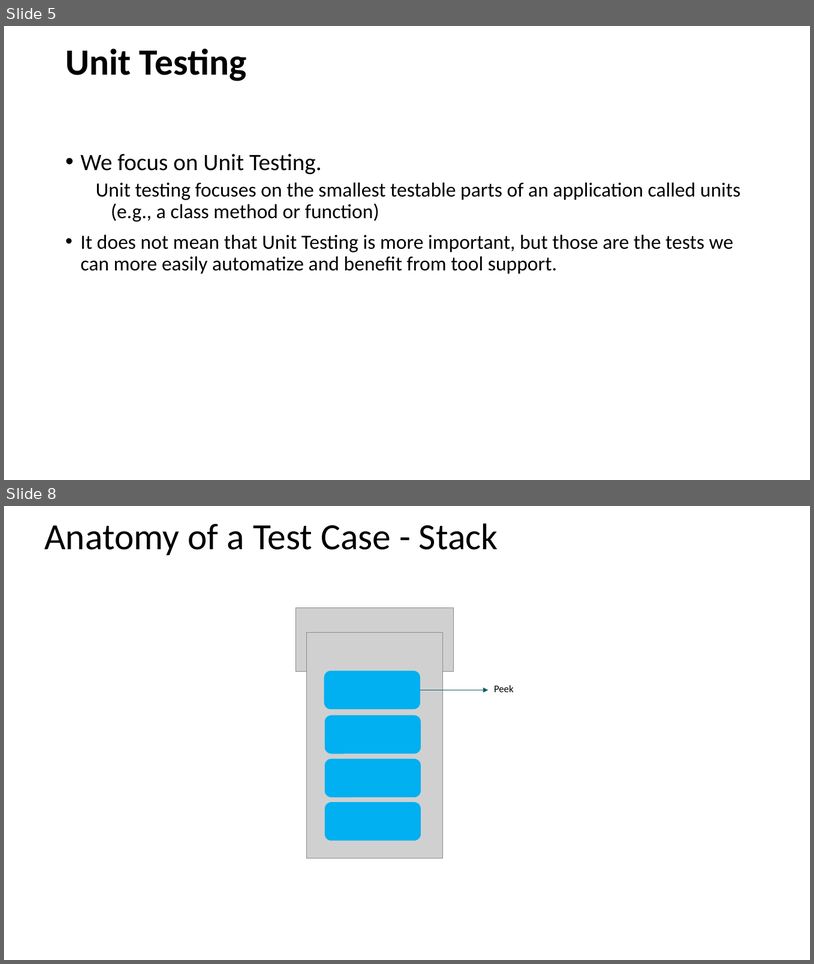
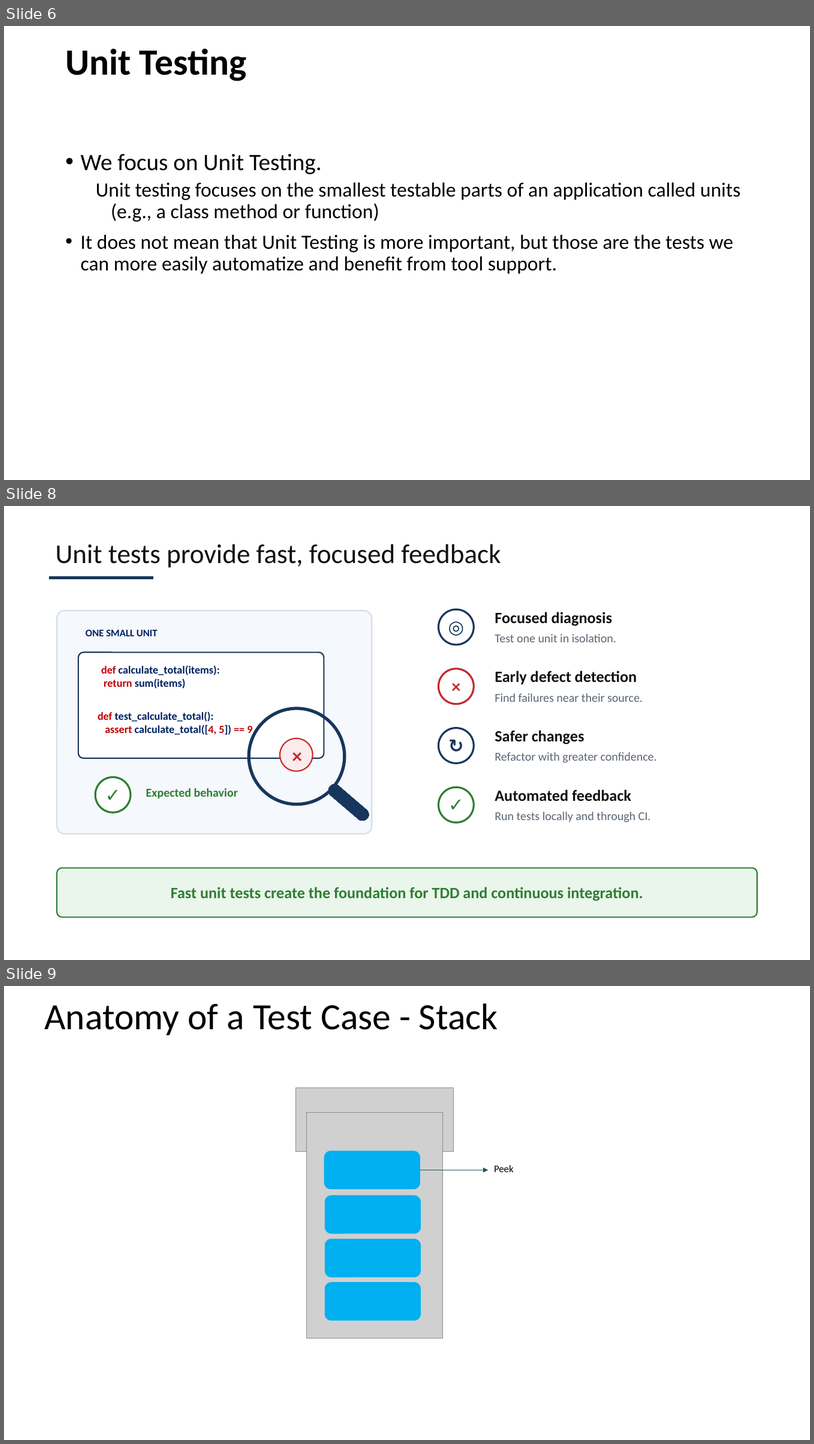
Before and after one commit to johnxu21/johnxu21.github.io, a slide deck: teaching/CS472/Timetable/Software-Testing-and-CI.pptx. Shown one above the other, each under a label of ours: slides 5 and 8 before the commit, slides 6, 8 and 9 after it; the slides between them are not shown. The pictures are 814x964 and 814x1444 pixels, drawn with LibreOffice and Linux fonts; fonts in the diff are those of the drawing; grey boxes stand for pictures. Boxes give left, top, right and bottom in pixels: in the first picture for what was removed or moved away, otherwise in the second. Text is boxed around its words. In the diff, an @@ line names an element or a change of style, - is before the commit and + after.

```diff
--- a/teaching/CS472/Timetable/Software-Testing-and-CI.pptx
+++ b/teaching/CS472/Timetable/Software-Testing-and-CI.pptx
@@ slide 8 added at <box>4,506,810,960</box>, background #FFFFFF @@
@@ text added at <box>56,544,501,568</box>, 32.2 pt, text #111111 @@
+Unit tests provide fast, focused feedback
@@ rectangle added at <box>50,577,153,579</box>, fill #17365D, outline #17365D 0 pt @@
@@ rounded rectangle added at <box>57,610,372,834</box>, fill #F5F8FC, outline #D6DEE8 1.5 pt @@
@@ ellipse added at <box>439,609,474,645</box>, fill #FFFFFF, outline #17365D 2.25 pt @@
@@ text added at <box>439,609,474,644</box>, 21.8 pt, text #17365D, bold @@
+◎
@@ text added at <box>495,612,612,626</box>, 18.8 pt, text #111111, bold @@
+Focused diagnosis
@@ text added at <box>86,630,158,636</box>, 12 pt, text #002060, bold @@
+ONE SMALL UNIT
@@ text added at <box>495,634,617,642</box>, 14.2 pt, text #5A6573 @@
+Test one unit in isolation.
@@ rounded rectangle added at <box>78,652,324,758</box>, fill #FFFFFF, outline #17365D 1.5 pt @@
@@ text added at <box>101,665,220,688</box>, 13 pt, text #002060, bold @@
+def calculate_total(items):
+return sum(items)
@@ ellipse added at <box>439,669,474,704</box>, fill #FFFFFF, outline #C62828 2.25 pt @@
@@ text added at <box>439,668,474,703</box>, 21.8 pt, text #C62828, bold @@
+×
@@ text added at <box>495,670,637,684</box>, 18.8 pt, text #111111, bold @@
+Early defect detection
@@ text added at <box>495,693,643,702</box>, 14.2 pt, text #5A6573 @@
+Find failures near their source.
@@ text added at <box>98,711,252,736</box>, 13 pt, text #002060, bold @@
+def test_calculate_total():
+assert calculate_total([4, 5]) == 9
@@ ellipse added at <box>249,708,345,804</box>, outline #17365D 3.75 pt @@
@@ ellipse added at <box>280,738,312,771</box>, fill #FCEBEC, outline #C62828 1.5 pt @@
@@ text added at <box>281,736,314,773</box>, 24 pt, text #C62828, bold @@
+×
@@ ellipse added at <box>439,728,474,763</box>, fill #FFFFFF, outline #17365D 2.25 pt @@
@@ text added at <box>439,727,474,762</box>, 21.8 pt, text #17365D, bold @@
+↻
@@ text added at <box>495,730,585,744</box>, 18.8 pt, text #111111, bold @@
+Safer changes
@@ text added at <box>495,752,657,763</box>, 14.2 pt, text #5A6573 @@
+Refactor with greater confidence.
@@ ellipse added at <box>95,777,131,812</box>, fill #FFFFFF, outline #2E7D32 2.25 pt @@
@@ text added at <box>95,777,131,811</box>, 21.8 pt, text #2E7D32, bold @@
+✓
@@ text added at <box>146,788,238,798</box>, 14.2 pt, text #2E7D32, bold @@
+Expected behavior
@@ rounded rectangle added at <box>326,781,371,823</box>, fill #17365D, outline #17365D 0 pt @@
@@ ellipse added at <box>439,787,474,822</box>, fill #FFFFFF, outline #2E7D32 2.25 pt @@
@@ text added at <box>439,787,474,822</box>, 21.8 pt, text #2E7D32, bold @@
+✓
@@ text added at <box>495,789,632,801</box>, 18.8 pt, text #111111, bold @@
+Automated feedback
@@ text added at <box>495,811,651,822</box>, 14.2 pt, text #5A6573 @@
+Run tests locally and through CI.
@@ rounded rectangle added at <box>57,868,758,917</box>, fill #EAF5EB, outline #2E7D32 1.5 pt @@
@@ text added at <box>171,886,644,901</box>, 18.8 pt, text #2E7D32, bold @@
+Fast unit tests create the foundation for TDD and continuous integration.
@@ what was slide 5 is now slide 6 @@
@@ what was slide 8 is now slide 9 @@
```
Also in this commit, not shown: 5 slides changed, 12 other slides added, 11 slides removed, 3 other files.
